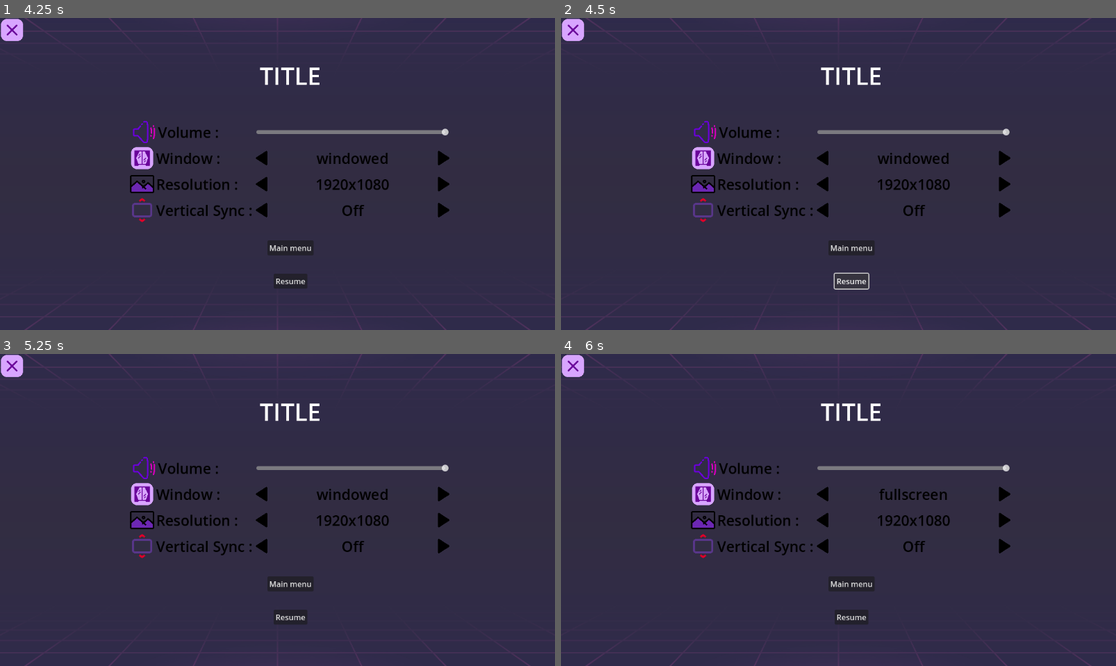
Above: before the commit, frames 1-4 (two rows, left to right).
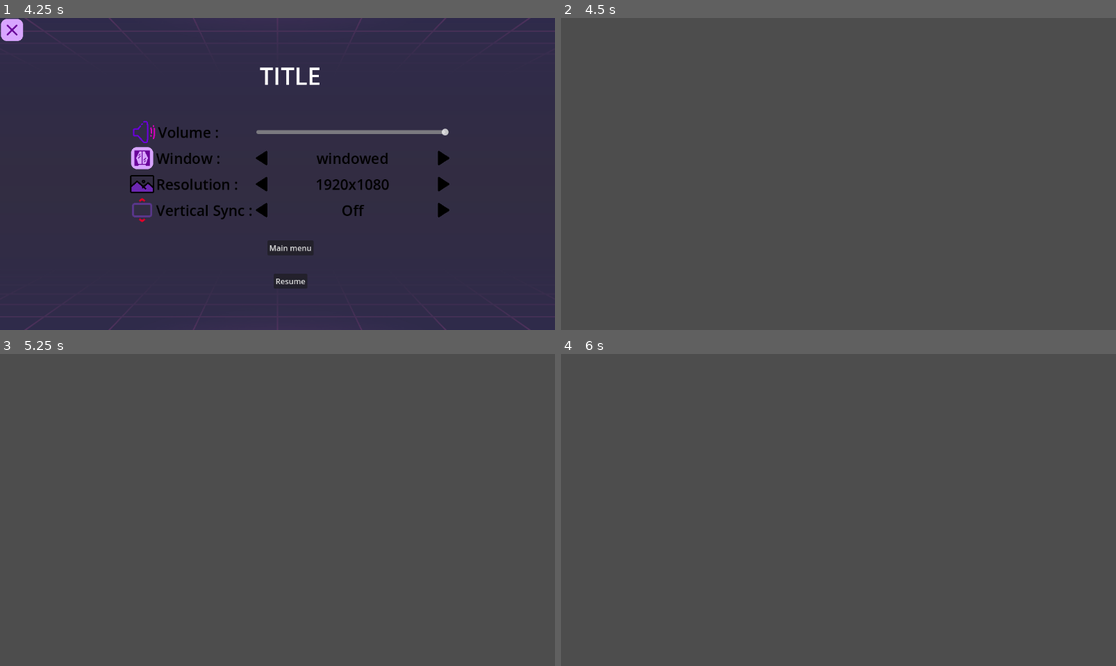
Above: after the commit, the same moments.

Repository: karimasoul/Godot_plugin_Yet
Game: Godot game, scene res://menu.tscn
The game is run twice, just before and just after one commit, with the same random seed, the same clock (stepped at 60 frames per second) and the same inputs. After the commit the project has no main scene; this scene is started directly in both runs.
Inputs (mouse positions are in pixels of both pictures, inside the frame that each line leads up to):
- Up to frame 1 (4.25 s): click (144, 158) at 0.5 s; click (260, 158) at 1.27 s; click (444, 158) at 2.02 s; click (144, 183) at 2.75 s; click (144, 211) at 3.5 s
- Up to frame 2 (4.5 s): click "Resume" at 4.25 s
- Up to frame 3 (5.25 s): click (144, 494) at 5.02 s
- Up to frame 4 (6 s): click (821, 494) at 5.77 s

Frame 1 is identical in both runs. In frame 2, 100% of the frame differs, in the area x 0-100%, y 0-100%; in frame 3, 100%; in frame 4, 100%.

Commit message:
resume ok

Diff:
--- a/menu.tscn
+++ b/menu.tscn
@@ -310,3 +310,4 @@
 [connection signal="pressed" from="OverallBox/OptionsBox/VerticalSyncBox/Left" to="OverallBox/OptionsBox/VerticalSyncBox/VertSyncLabel2" method="_on_left_pressed"]
 [connection signal="pressed" from="OverallBox/OptionsBox/VerticalSyncBox/Right" to="OverallBox/OptionsBox/VerticalSyncBox/VertSyncLabel2" method="_on_right_pressed"]
 [connection signal="pressed" from="OverallBox/OptionsBox/BackToMenuBox/BackMenuUnderBox/Button" to="." method="_load_scene"]
+[connection signal="pressed" from="OverallBox/OptionsBox/ResumeBox/ResumeUnderBox/Button" to="." method="_on_unpause_btn_pressed"]
--- a/project.godot
+++ b/project.godot
@@ -11,7 +11,6 @@
 [application]
 
 config/name="Pluginn"
-run/main_scene="uid://dw6n8y1sojmik"
 config/features=PackedStringArray("4.5", "Forward Plus")
 config/icon="res://icon.svg"
 
Not shown, changed: addons/yetanotherplugins/generator.gd
